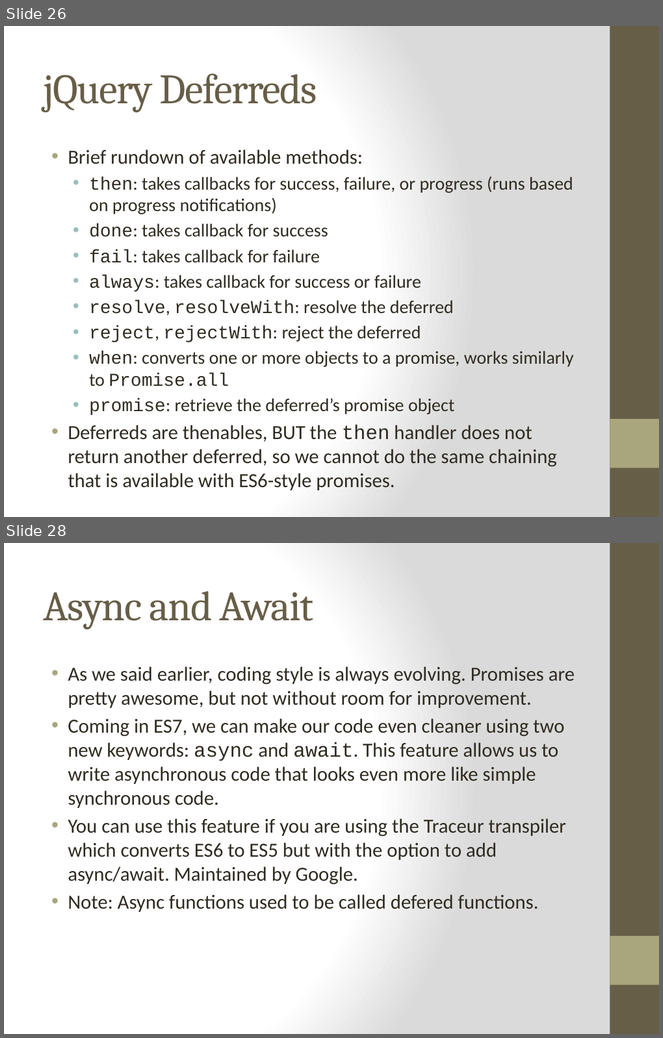
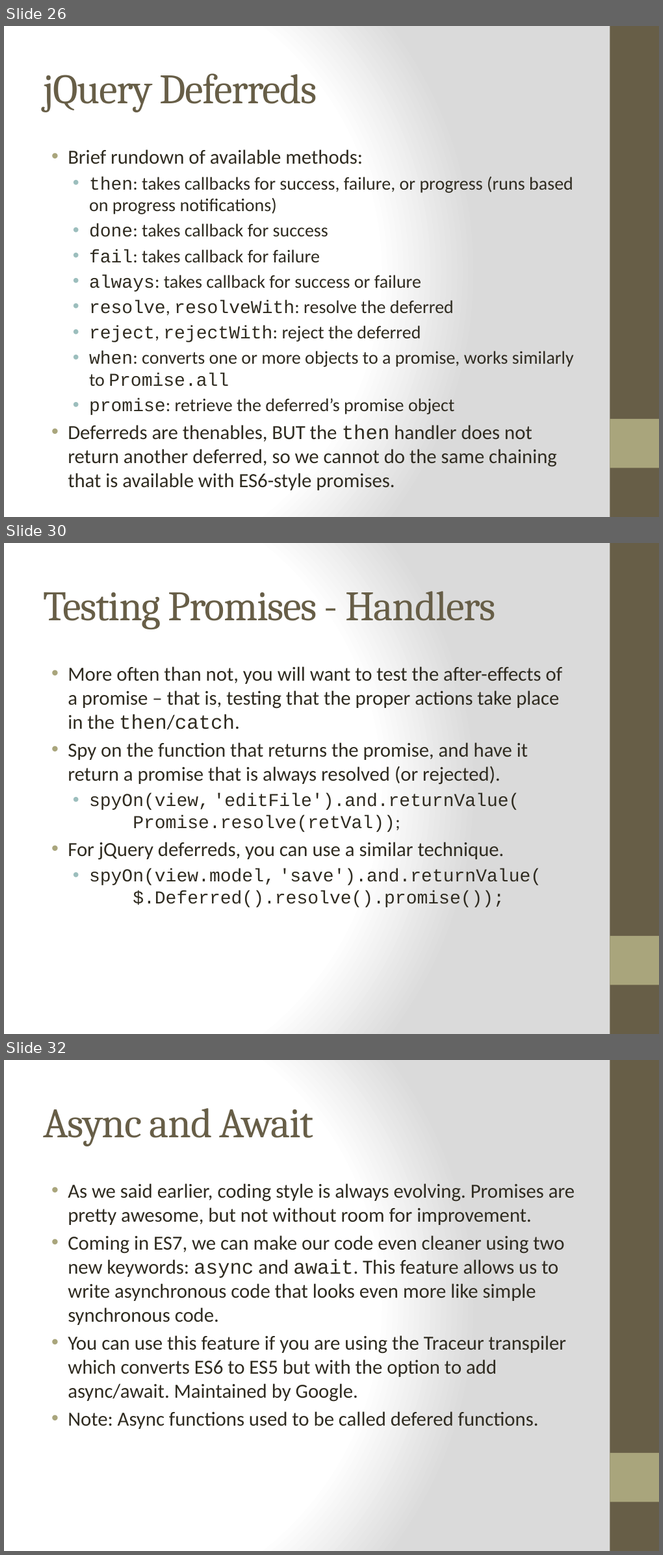
Before and after one commit to cheryly279/AsyncDiscussion, a slide deck: Async_Discussion_9_29_15.pptx. Shown one above the other, each under a label of ours: slides 26 and 28 before the commit, slides 26, 30 and 32 after it; the slides between them are not shown. The pictures are 663x1038 and 663x1555 pixels, drawn with LibreOffice and Linux fonts; fonts in the diff are those of the drawing. Boxes give left, top, right and bottom in pixels: in the first picture for what was removed or moved away, otherwise in the second. Text is boxed around its words. In the diff, an @@ line names an element or a change of style, - is before the commit and + after.

```diff
--- a/Async_Discussion_9_29_15.pptx
+++ b/Async_Discussion_9_29_15.pptx
@@ slide 30 added at box(4, 543, 659, 1034), background gradient #FFFFFF to #DADADA; not listed: 2 template elements that a slide beside it also shows @@
@@ title added at box(43, 591, 496, 629), 46 pt, text #675E47 @@
+Testing Promises - Handlers
@@ text added at box(68, 667, 563, 908), 22 pt, text #2F2B20 @@
+• More often than not, you will want to test the after-effects of a promise – that is, testing that the proper actions take place in the then/catch.
+• Spy on the function that returns the promise, and have it return a promise that is always resolved (or rejected).
+  • spyOn(view, 'editFile').and.returnValue(
+    Promise.resolve(retVal));
+• For jQuery deferreds, you can use a similar technique.
+  • spyOn(view.model, 'save').and.returnValue(
+    $.Deferred().resolve().promise());
@@ what was slide 28 is now slide 32 @@
```
Also in this commit, not shown: 4 slides changed, 7 other slides added, 7 slides removed, 1 other file.
